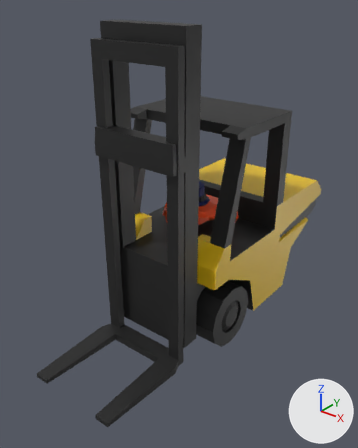
The Blender file assets/forklift.blend as it was, and as the next commit left it.
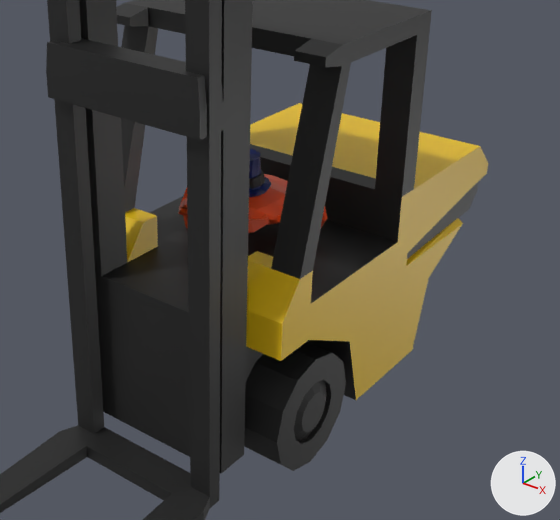
There are two pictures of each version: one whole from a camera (50 mm lens) standing at (8.58, -13.18, 10.29) and looking at (0.02, -2.49, 3.66), one close up on the part from 20% to 100% of the width and 24% to 83% of the height. The lights are fixed; the arrows at lower right show +X, +Y and +Z.

Names of what the first close-up shows: 'Cylinder', 'crab', 'forklift', 'forklift_fork', 'wheel'.
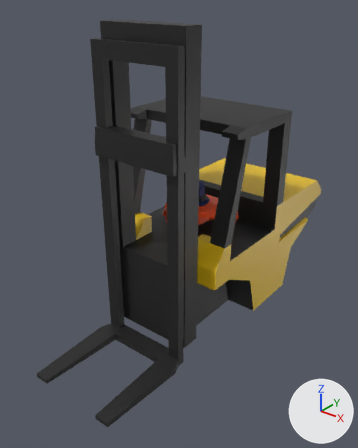
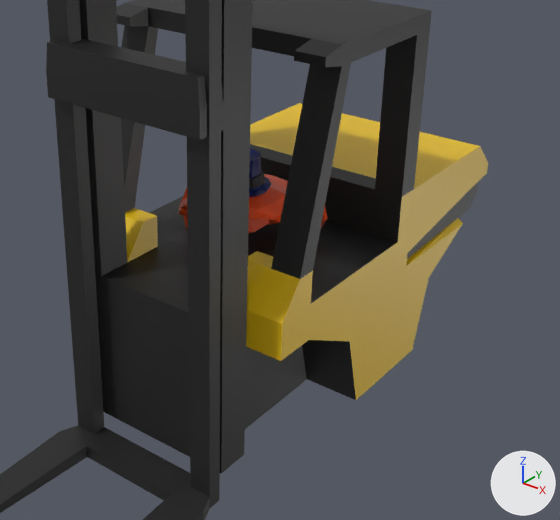
Commit message: separate wheel

Pixel boxes [x1, y1, x2, y2] of what changed, in the close-ups (560 x 520 px):
'wheel', deleted (black): before [244, 342, 346, 471]

What the commit changed:
Object 'wheel' (ob_wheel) is deleted.
